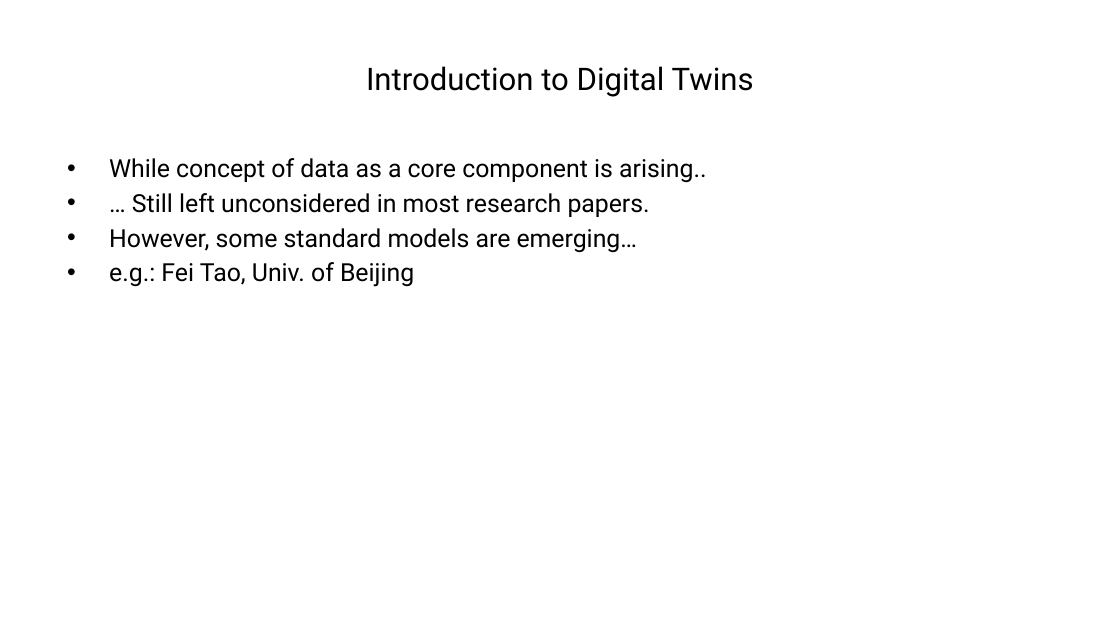
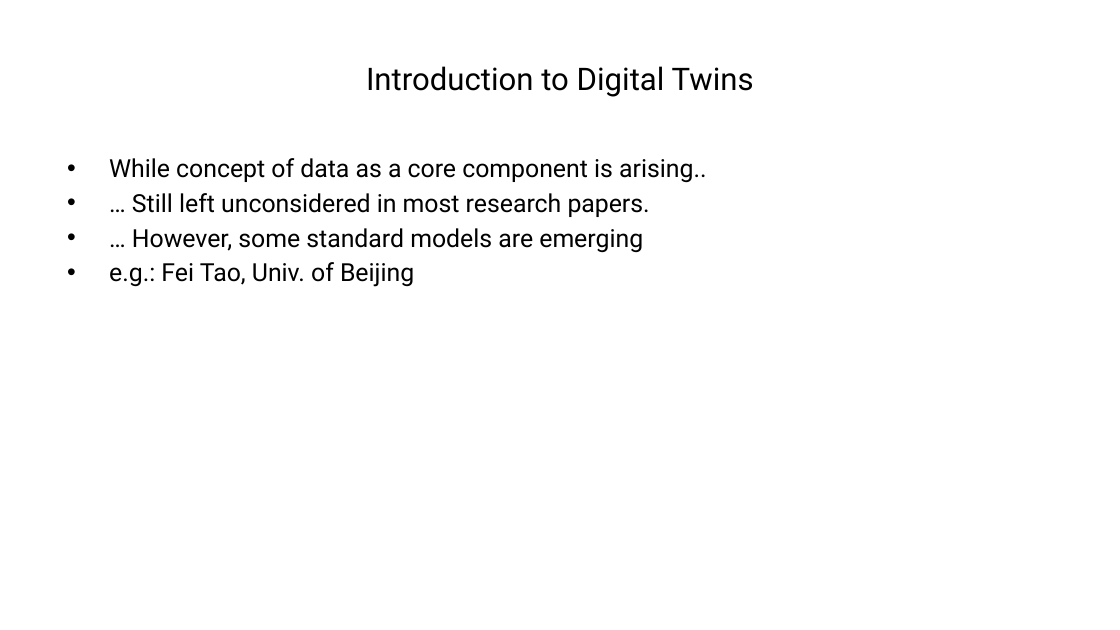
Before and after one commit to ManuelePasini/slides-markdown, a slide deck: slide 4 of phd_secondyear.pptx. Drawn at 1120x630 pixels with LibreOffice and Linux fonts; fonts in the diff are those of the drawing. Boxes give left, top, right and bottom in pixels: in the first picture for what was removed or moved away, otherwise in the second. Text is boxed around its words. In the diff, an @@ line names an element or a change of style, - is before the commit and + after.

```diff
--- a/phd_secondyear.pptx
+++ b/phd_secondyear.pptx
@@ text at box(132, 228, 643, 253): text changed @@
-• However, some standard models are emerging…
+• … However, some standard models are emerging
```
Also in this commit, not shown: 6 other files.
